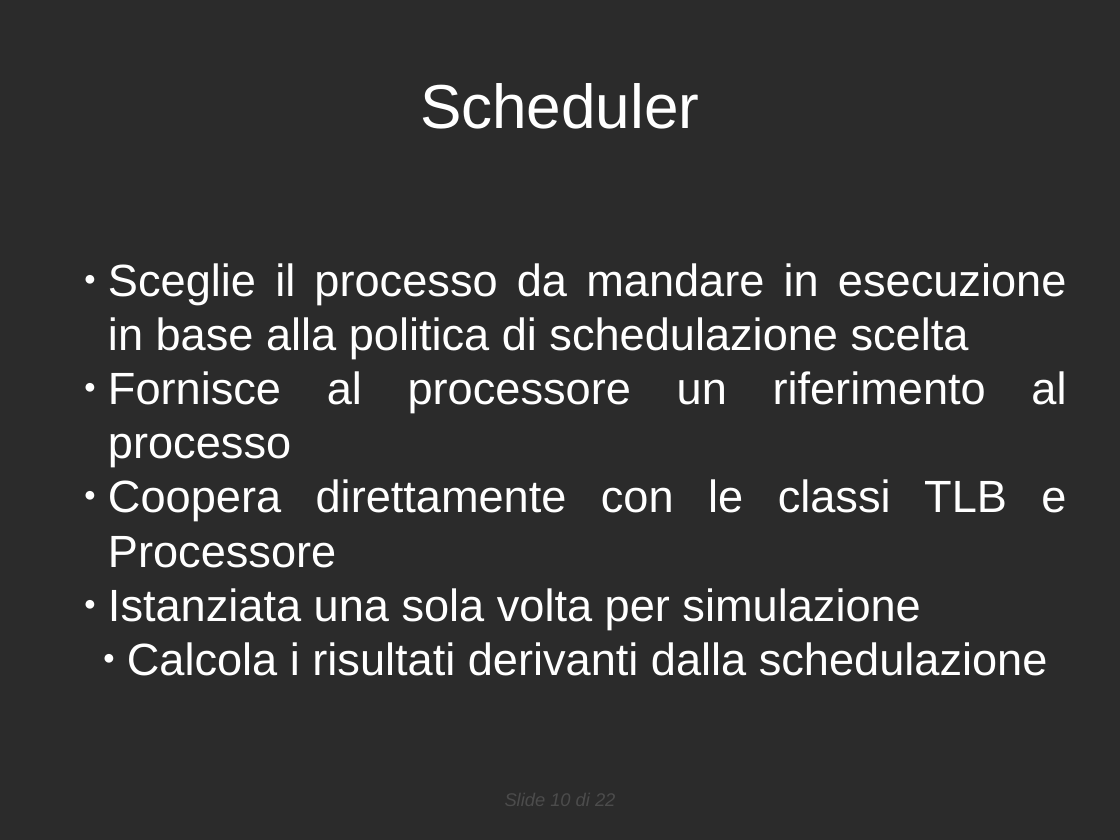
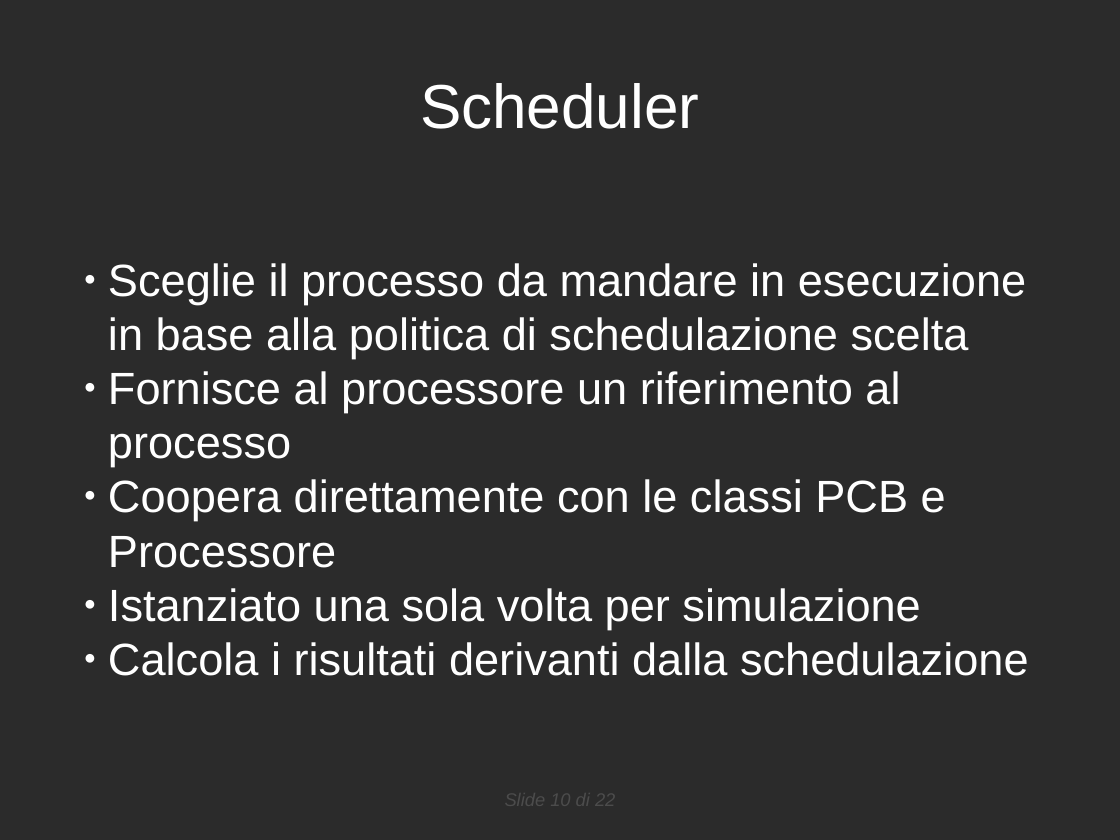
Before and after one commit to danybony/sigem, a slide deck: slide 10 of doc/RPP/presentazione.odp. Drawn at 1120x840 pixels with LibreOffice and Linux fonts; fonts in the diff are those of the drawing; background and template pictures are left out; a plain dark background stands for a picture behind light text. Boxes give left, top, right and bottom in pixels: in the first picture for what was removed or moved away, otherwise in the second. Text is boxed around its words. In the diff, an @@ line names an element or a change of style, - is before the commit and + after.

Commit message:
COrretti alcuni errori grammaticali. Lo scheduler collabora con PCB, non TBL vero??

```diff
--- a/doc/RPP/presentazione.odp
+++ b/doc/RPP/presentazione.odp
@@ subtitle at bbox=[108, 263, 1029, 676]: alignment justified to left; alignment centre to left @@
@@ subtitle at bbox=[108, 479, 946, 629]: text changed @@
-  ● Coopera direttamente con le classi TLB e Processore
-  ● Istanziata una sola volta per simulazione
+  ● Coopera direttamente con le classi PCB e Processore
+  ● Istanziato una sola volta per simulazione
```
Also in this commit, not shown: 4 other slides changed.
